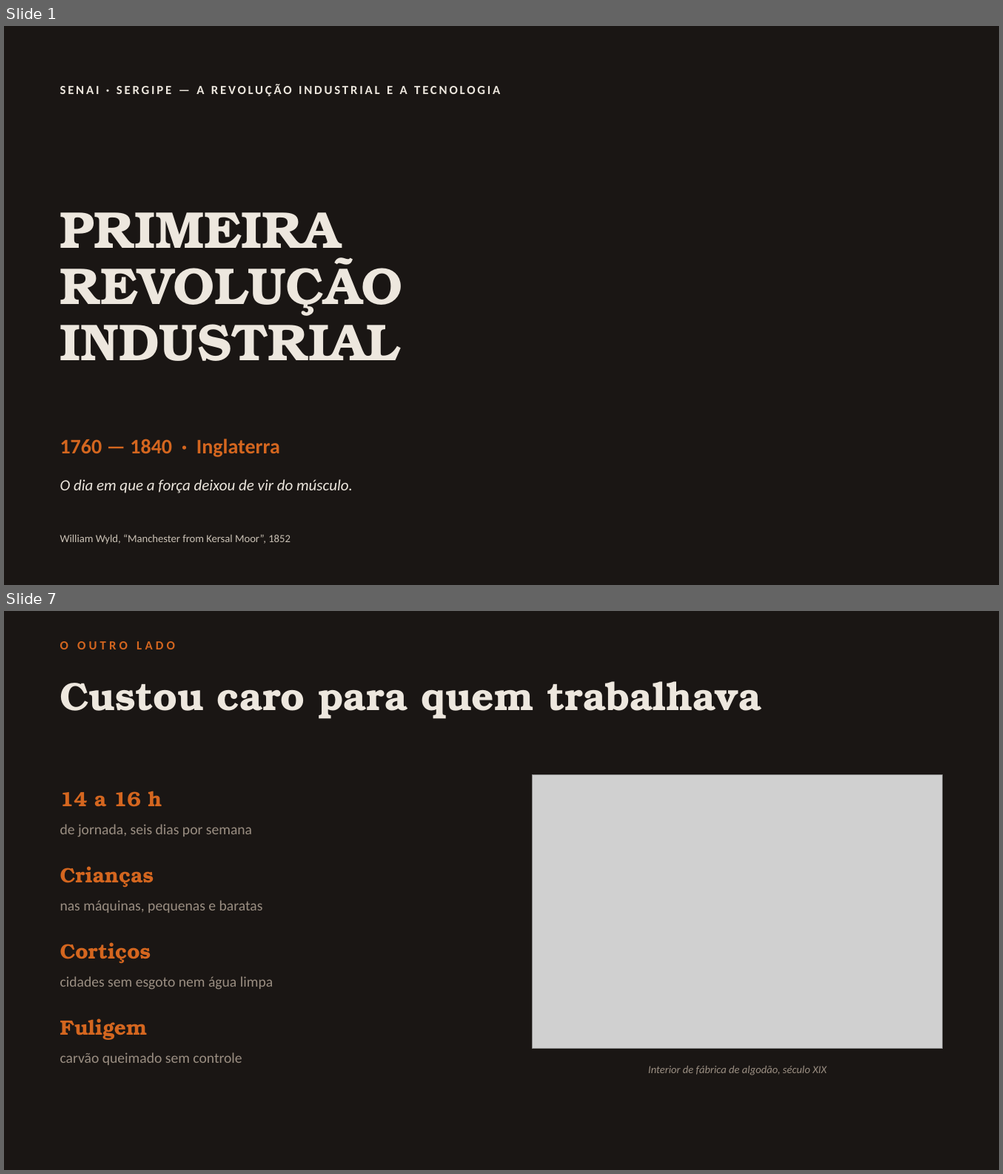
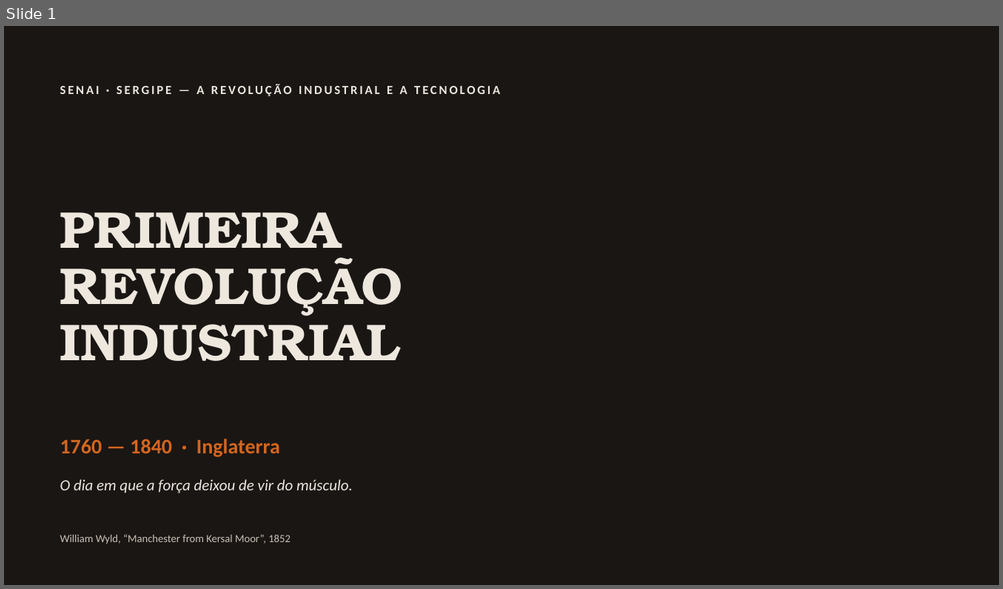
Before and after one commit to guirab734/industry, a slide deck: docs/primeira-revolucao-industrial.pptx. Shown one above the other, each under a label of ours: slides 1 and 7 before the commit, slide 1 after it; the slides between them are not shown. The pictures are 1003x1174 and 1003x589 pixels, drawn with LibreOffice and Linux fonts; fonts in the diff are those of the drawing; grey boxes stand for pictures; background and template pictures are left out. Boxes give left, top, right and bottom in pixels: in the first picture for what was removed or moved away, otherwise in the second. Text is boxed around its words. In the diff, an @@ line names an element or a change of style, - is before the commit and + after.

Commit message:
Slide reduzido a três: capa, resumo e as cinco perguntas
De 10 para 3 slides, mantendo a estética e a capa intactas.

O conteúdo dos oito slides intermediários vira quatro tópicos de uma
linha cada — onde começou, o que a máquina a vapor substituiu, a
produção indo para a fábrica e o custo para o trabalhador — ao lado da
gravura de tecelagem de 1835.

A explicação de cada tópico e as respostas das cinco perguntas ficam nas
notas de orador, para serem faladas em vez de lidas na tela.

Créditos das imagens numa linha no rodapé do último slide.

```diff
--- a/docs/primeira-revolucao-industrial.pptx
+++ b/docs/primeira-revolucao-industrial.pptx
@@ slide 7 removed at bbox=[4, 611, 999, 1170], background #1A1614 @@
@@ text removed at bbox=[60, 641, 175, 649] @@
-O OUTRO LADO
@@ text removed at bbox=[60, 681, 761, 719] @@
-Custou caro para quem trabalhava
@@ picture removed at bbox=[532, 775, 942, 1049] @@
@@ text removed at bbox=[60, 791, 162, 807] @@
-14 a 16 h
@@ text removed at bbox=[60, 824, 252, 837] @@
-de jornada, seis dias por semana
@@ text removed at bbox=[60, 866, 154, 888] @@
-Crianças
@@ text removed at bbox=[60, 900, 263, 913] @@
-nas máquinas, pequenas e baratas
@@ text removed at bbox=[60, 943, 151, 964] @@
-Cortiços
@@ text removed at bbox=[60, 977, 273, 990] @@
-cidades sem esgoto nem água limpa
@@ text removed at bbox=[60, 1019, 148, 1040] @@
-Fuligem
@@ text removed at bbox=[60, 1053, 242, 1065] @@
-carvão queimado sem controle
@@ text removed at bbox=[648, 1066, 826, 1076] @@
-Interior de fábrica de algodão, século XIX
```
Also in this commit, not shown: 1 slide changed, 1 slide added, 7 other slides removed, 1 other file.
